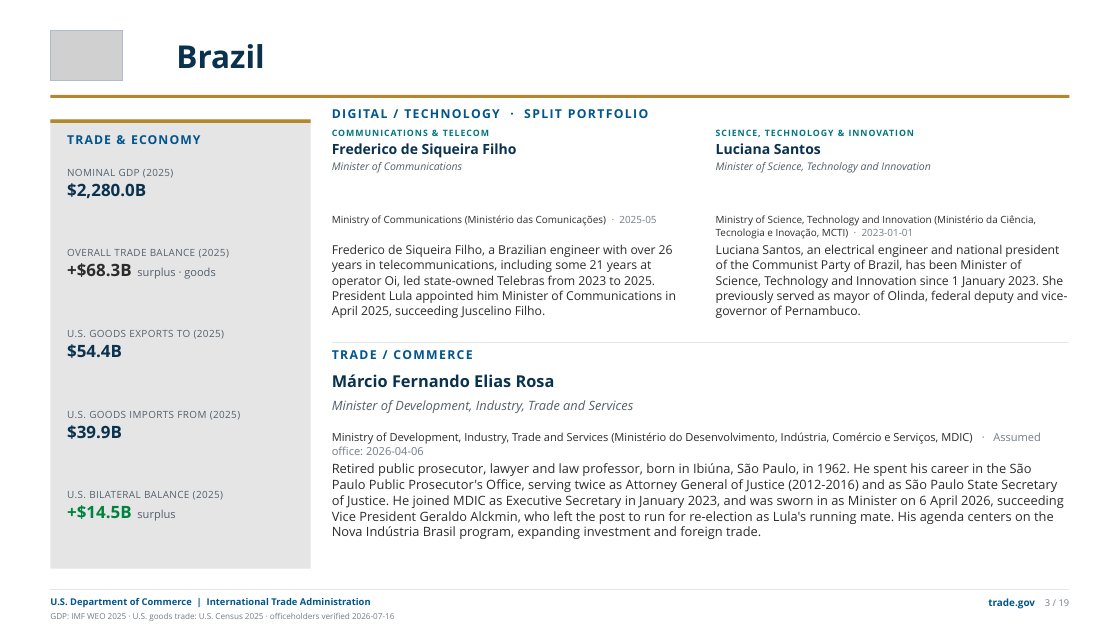
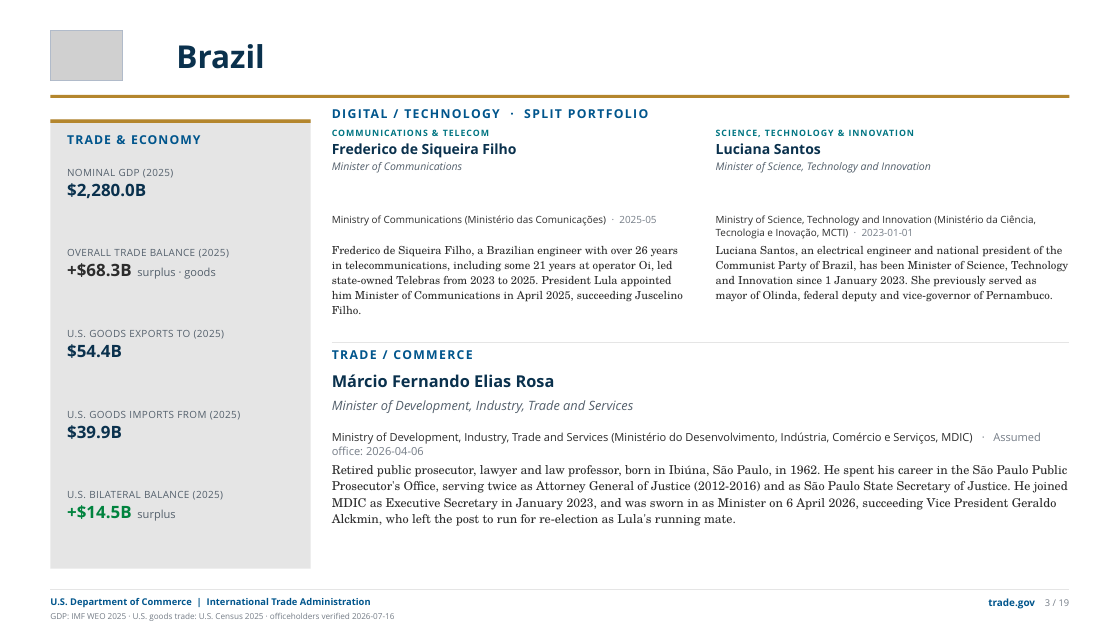
Before and after one commit to jsilbs18-cloud/Photo, a slide deck: slide 7 of output/g20-ministers-trade-deck.pptx. Drawn at 1120x630 pixels with LibreOffice and Linux fonts; fonts in the diff are those of the drawing; grey boxes stand for pictures. Boxes give left, top, right and bottom in pixels: in the first picture for what was removed or moved away, otherwise in the second. Text is boxed around its words. In the diff, an @@ line names an element or a change of style, - is before the commit and + after.

```diff
--- a/output/g20-ministers-trade-deck.pptx
+++ b/output/g20-ministers-trade-deck.pptx
@@ text "Frederico de Siqueira Filho, a ..." at [332,246,683,314]: size 10.5 to 9.5 pt, font Open Sans to TeX Gyre Schola; line spacing 1.04 to 1.12 @@
@@ text "Luciana Santos, an electrical engineer ..." at [716,246,1068,302]: size 10.5 to 9.5 pt, font Open Sans to TeX Gyre Schola; line spacing 1.04 to 1.12 @@
@@ text at [332,465,1068,526]: text changed; size 11 to 10.5 pt; font Open Sans to TeX Gyre Schola @@
-Retired public prosecutor, lawyer and law professor, born in Ibiúna, São Paulo, in 1962. He spent his career in the São Paulo Public Prosecutor's Office, serving twice as Attorney General of Justice (2012-2016) and as São Paulo State Secretary of Justice. He joined MDIC as Executive Secretary in January 2023, and was sworn in as Minister on 6 April 2026, succeeding Vice President Geraldo Alckmin, who left the post to run for re-election as Lula's running mate. His agenda centers on the Nova Indústria Brasil program, expanding investment and foreign trade.
+Retired public prosecutor, lawyer and law professor, born in Ibiúna, São Paulo, in 1962. He spent his career in the São Paulo Public Prosecutor's Office, serving twice as Attorney General of Justice (2012-2016) and as São Paulo State Secretary of Justice. He joined MDIC as Executive Secretary in January 2023, and was sworn in as Minister on 6 April 2026, succeeding Vice President Geraldo Alckmin, who left the post to run for re-election as Lula's running mate.
```
Also in this commit, not shown: 21 other slides changed, 13 other files.
